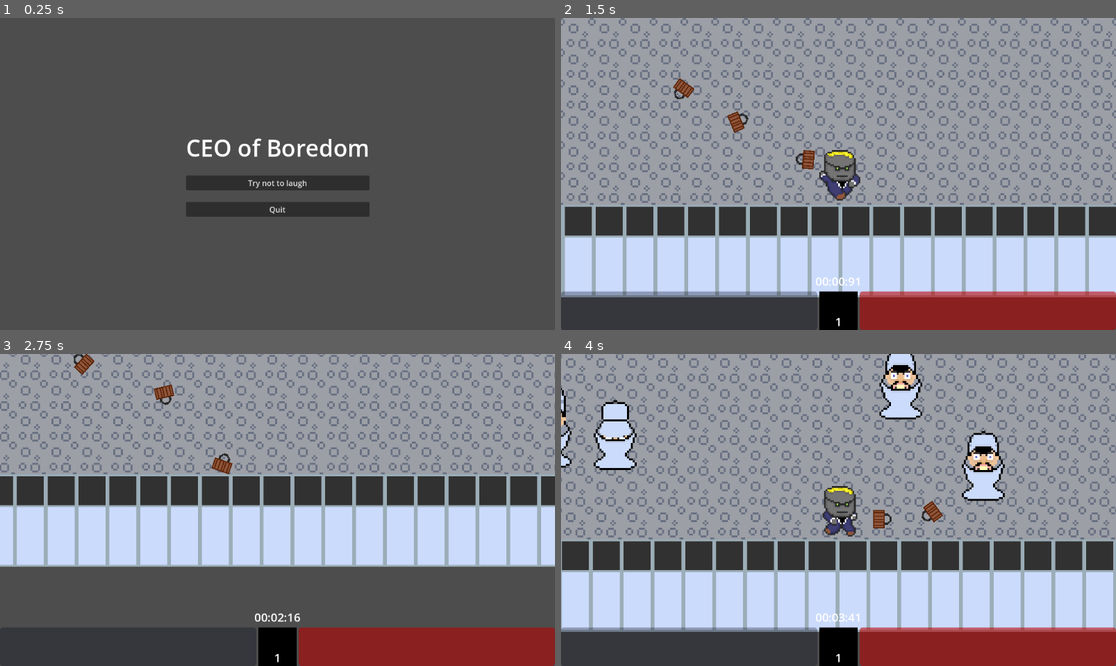
Above: before the commit, frames 1-4 (two rows, left to right).
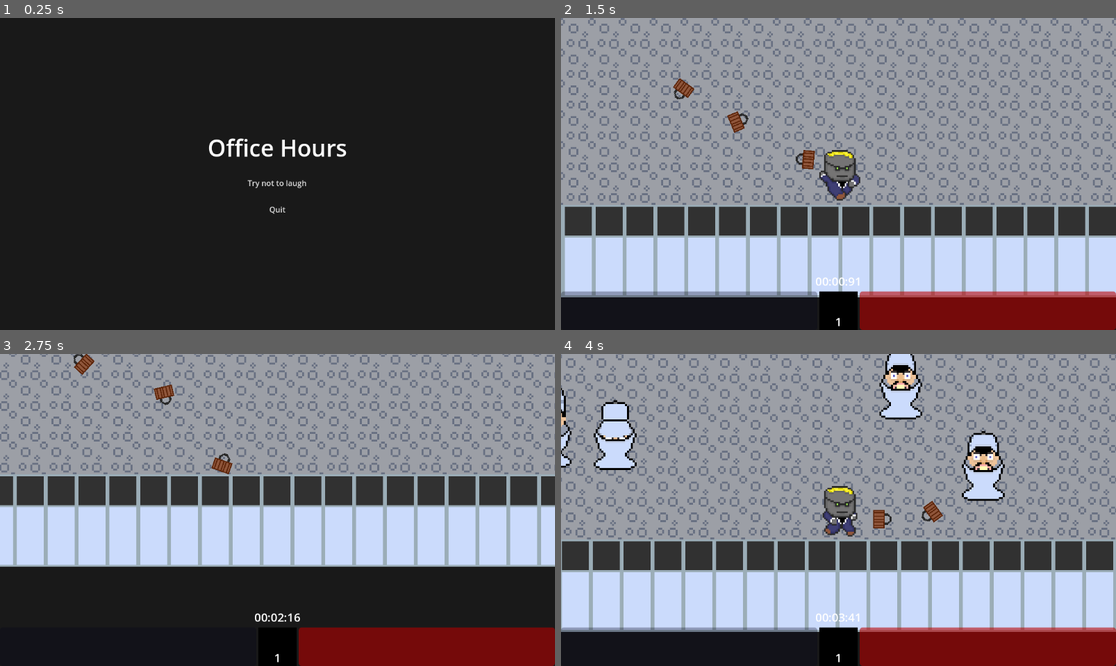
Above: after the commit, the same moments.

Repository: KatalystSoftware/FGJ24
Game: Godot game, scene res://main_menu.tscn
Same seed, same stepped clock (60 frames per second), same inputs: the game is played once before the commit and once after it. The engine's default icon, where the game draws it, is replaced by a stand-in: a white triangle on a blue panel in a dark square. Sound files missing from this copy of the repository are replaced by a short silence.
Inputs:
- Up to frame 1 (0.25 s): no input
- Up to frame 2 (1.5 s): click "Try not to laugh" at 0.5 s; hold D (move_right) from 1.28 s (still down)
- Up to frame 3 (2.75 s): release D (move_right) at 2.03 s; hold S (move_down) from 2.03 s (still down)
- Up to frame 4 (4 s): release S (move_down) at 2.78 s; hold D (move_right) 2.78-3.53 s; hold W (move_up) from 3.53 s (still down)

The runs differ from the first frame. In frame 1, 97% of the frame differs, in the area x 0-100%, y 0-100%; in frame 2, 4.9%; in frame 3, 25%; in frame 4, 5.1%.

Commit message:
update metadata

Diff:
--- a/main_menu.tscn
+++ b/main_menu.tscn
@@ -32,8 +32,9 @@
 
 [node name="Title" type="Label" parent="VBoxContainer"]
 layout_mode = 2
-text = "CEO of Boredom"
+text = "Office Hours"
 label_settings = SubResource("LabelSettings_q35a7")
+horizontal_alignment = 1
 
 [node name="StartButton" type="Button" parent="VBoxContainer"]
 layout_mode = 2
--- a/player/scenes/player.tscn
+++ b/player/scenes/player.tscn
@@ -230,7 +230,7 @@
 
 [node name="Label" type="Label" parent="DeathUI/VBoxContainer"]
 layout_mode = 2
-text = "You died!"
+text = "You are fired!"
 label_settings = SubResource("LabelSettings_7p8bt")
 horizontal_alignment = 1
 
--- a/project.godot
+++ b/project.godot
@@ -10,10 +10,15 @@
 
 [application]
 
-config/name="Fgj 24"
+config/name="Office Hours"
+config/description="Try to survive your first few days in the office! While your coworkers are having fun and trying to make you laugh, your boss is very serious and is coming to fire you if he hears you laugh."
+config/version="1.0.0s"
 run/main_scene="res://main_menu.tscn"
 config/features=PackedStringArray("4.2", "GL Compatibility")
-config/icon="res://assets/icon.svg"
+boot_splash/bg_color=Color(0.1, 0.1, 0.1, 1)
+boot_splash/image="res://assets/icon.png"
+boot_splash/use_filter=false
+config/icon="res://assets/icon.png"
 
 [autoload]
 
@@ -21,6 +26,10 @@
 PlayerStats="*res://player/globals/player_stats.gd"
 Globals="*res://globals.gd"
 GlobalMusic="*res://global_music.tscn"
+
+[display]
+
+window/size/mode=3
 
 [input]
 
@@ -69,3 +78,4 @@
 textures/canvas_textures/default_texture_filter=0
 renderer/rendering_method="gl_compatibility"
 renderer/rendering_method.mobile="gl_compatibility"
+environment/defaults/default_clear_color=Color(0.1, 0.1, 0.1, 1)
Binary file added: assets/icon.png
Not shown, added: assets/icon.png.import
